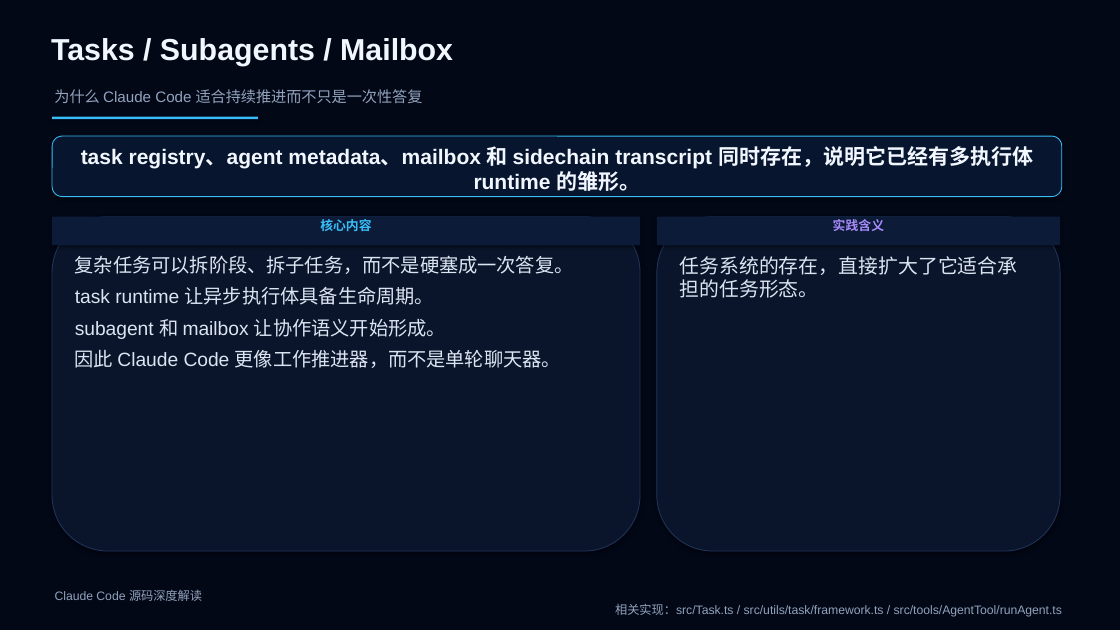
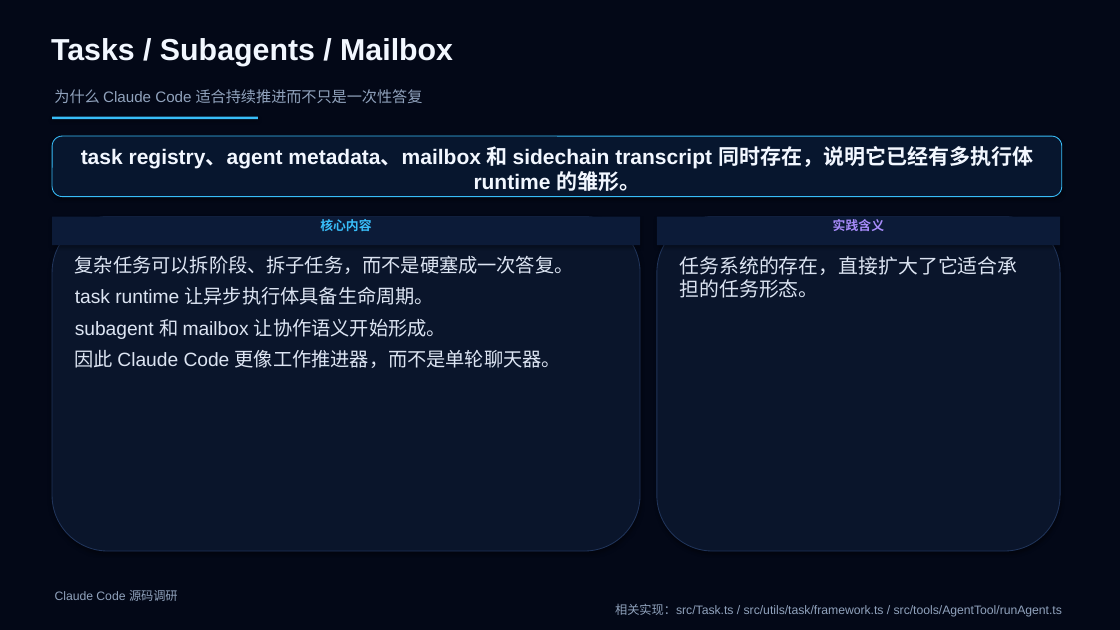
Before and after one commit to boboliu-1010/ccode, a slide deck: slide 33 of docs/zh/10-Claude Code 源码深度解读.pptx (slide 37 before the commit). Drawn at 1120x630 pixels with LibreOffice and Linux fonts; fonts in the diff are those of the drawing. Boxes give left, top, right and bottom in pixels: in the first picture for what was removed or moved away, otherwise in the second. Text is boxed around its words. In the diff, an @@ line names an element or a change of style, - is before the commit and + after.

```diff
--- a/docs/zh/10-Claude Code 源码深度解读.pptx
+++ b/docs/zh/10-Claude Code 源码深度解读.pptx
@@ text at <box>55,590,178,601</box>: text changed @@
-Claude Code 源码深度解读
+Claude Code 源码调研
```
Also in this commit, not shown: 53 other slides changed, 6 slides added, 1 other file.
